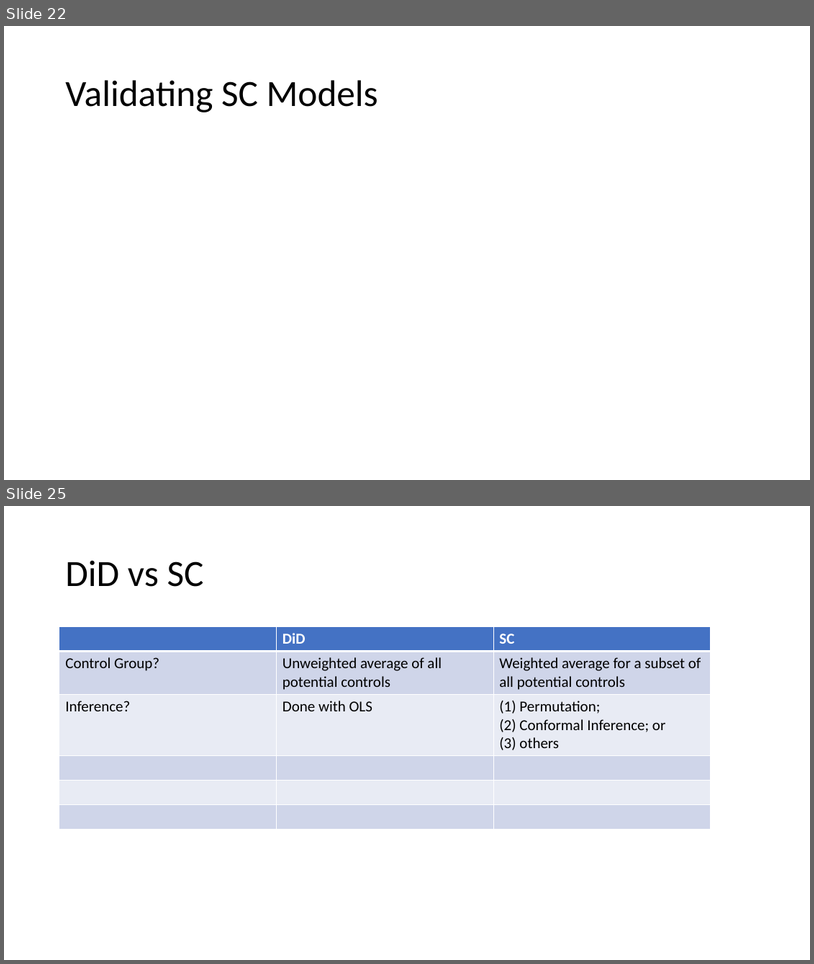
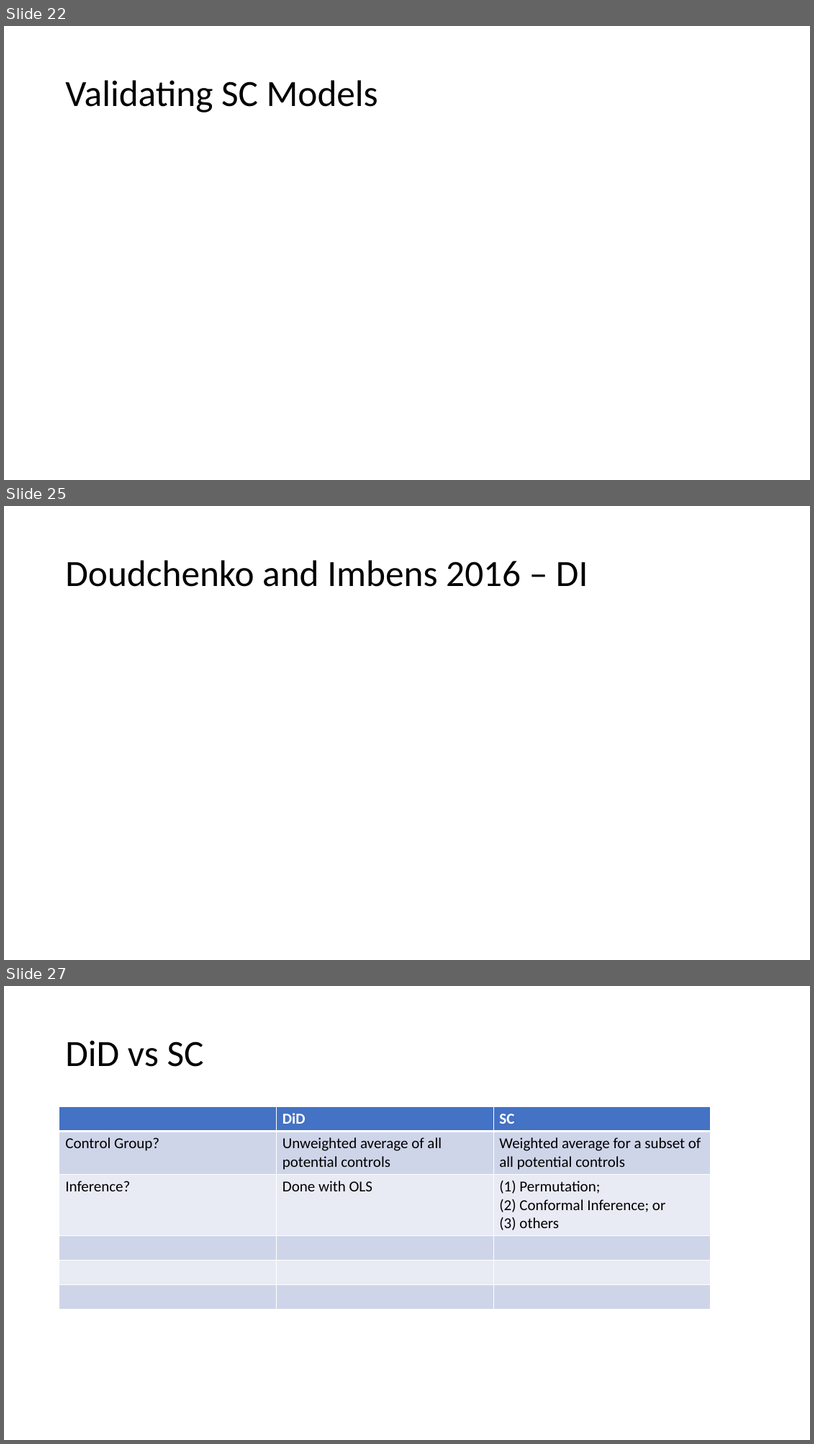
Before and after one commit to shoepaladin/causalinference_crashcourse, a slide deck: Powerpoints/6 DiffnDiff (WIP).pptx. Shown one above the other, each under a label of ours: slides 22 and 25 before the commit, slides 22, 25 and 27 after it; the slides between them are not shown. The pictures are 814x964 and 814x1444 pixels, drawn with LibreOffice and Linux fonts; fonts in the diff are those of the drawing; grey boxes stand for pictures. Boxes give left, top, right and bottom in pixels: in the first picture for what was removed or moved away, otherwise in the second. Text is boxed around its words. In the diff, an @@ line names an element or a change of style, - is before the commit and + after.

```diff
--- a/Powerpoints/6 DiffnDiff (WIP).pptx
+++ b/Powerpoints/6 DiffnDiff (WIP).pptx
@@ slide 25 added at bbox=[4, 506, 810, 960], background #FFFFFF @@
@@ title added at bbox=[65, 560, 588, 587], 44 pt, text #000000 @@
+Doudchenko and Imbens 2016 – DI
@@ what was slide 25 is now slide 27 @@
```
Also in this commit, not shown: 2 slides changed, 1 other slide added, 1 other file.
